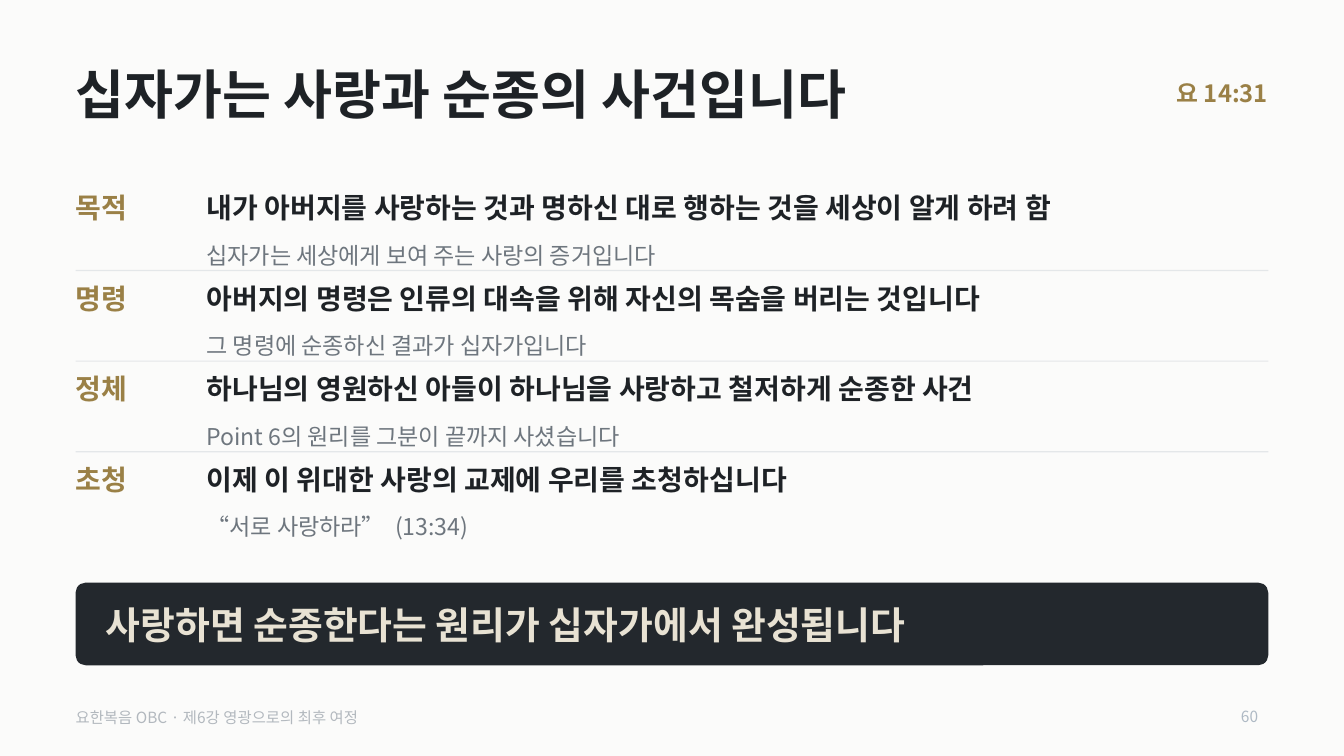
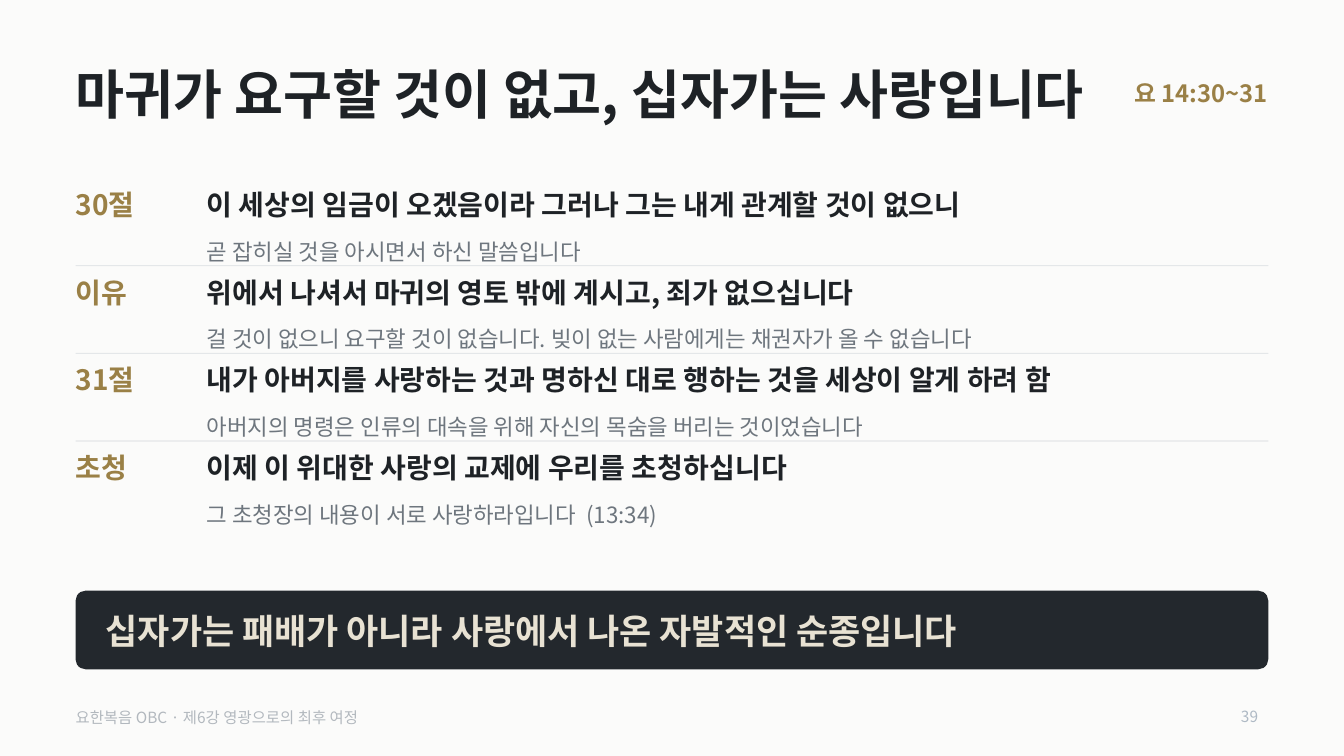
Before and after one commit to mio-modu/bible_GospelofJohn, a slide deck: slide 39 of dist/요한복음_6강_영광으로의_최후_여정.pptx (slide 60 before the commit). Drawn at 1344x756 pixels with LibreOffice and Linux fonts; fonts in the diff are those of the drawing. Boxes give left, top, right and bottom in pixels: in the first picture for what was removed or moved away, otherwise in the second. Text is boxed around its words. In the diff, an @@ line names an element or a change of style, - is before the commit and + after.

```diff
--- a/dist/요한복음_6강_영광으로의_최후_여정.pptx
+++ b/dist/요한복음_6강_영광으로의_최후_여정.pptx
@@ title at [76, 69, 1084, 125]: text changed @@
-십자가는 사랑과 순종의 사건입니다
+마귀가 요구할 것이 없고, 십자가는 사랑입니다
@@ text at [1134, 83, 1268, 103]: text changed @@
-요 14:31
+요 14:30~31
@@ text removed at [76, 194, 128, 221] @@
-목적
@@ text added at [76, 191, 135, 217], 20 pt, text #9A8046, bold @@
+30절
@@ text added at [207, 191, 960, 218], 20 pt, text #1E2226, bold @@
+이 세상의 임금이 오겠음이라 그러나 그는 내게 관계할 것이 없으니
@@ rectangle: place and size @@
-rectangle at [76, 270, 1268, 271]
+rectangle at [76, 265, 1268, 266]
@@ text removed at [207, 245, 656, 266] @@
-십자가는 세상에게 보여 주는 사랑의 증거입니다
@@ text added at [207, 241, 581, 262], 16 pt, text #6E767E @@
+곧 잡히실 것을 아시면서 하신 말씀입니다
@@ text removed at [76, 285, 128, 312] @@
-명령
@@ text added at [76, 279, 128, 306], 20 pt, text #9A8046, bold @@
+이유
@@ text added at [207, 279, 854, 309], 20 pt, text #1E2226, bold @@
+위에서 나셔서 마귀의 영토 밖에 계시고, 죄가 없으십니다
@@ text at [207, 328, 971, 349]: text changed; size 16.5 to 16 pt @@
-그 명령에 순종하신 결과가 십자가입니다
+걸 것이 없으니 요구할 것이 없습니다. 빚이 없는 사람에게는 채권자가 올 수 없습니다
@@ text removed at [76, 375, 128, 402] @@
-정체
@@ text added at [76, 366, 135, 392], 20 pt, text #9A8046, bold @@
+31절
@@ text "내가 아버지를 사랑하는 것과 명하신 ...": place and size @@
-text "내가 아버지를 사랑하는 것과 명하신 ..." at [207, 194, 1051, 221]
+text "내가 아버지를 사랑하는 것과 명하신 ..." at [207, 366, 1051, 393]
@@ text removed at [207, 375, 974, 402] @@
-하나님의 영원하신 아들이 하나님을 사랑하고 철저하게 순종한 사건
@@ text at [207, 416, 863, 437]: text changed; size 20 to 16 pt; text colour #1E2226 to #6E767E; bold off @@
-아버지의 명령은 인류의 대속을 위해 자신의 목숨을 버리는 것입니다
+아버지의 명령은 인류의 대속을 위해 자신의 목숨을 버리는 것이었습니다
@@ 2 texts, 2 rectangles: place and size @@
-2 texts, 2 rectangles at [76, 361, 1268, 493]
+2 texts, 2 rectangles at [76, 353, 1268, 481]
@@ text removed at [207, 426, 620, 447] @@
-Point 6의 원리를 그분이 끝까지 사셨습니다
@@ text at [207, 504, 657, 527]: text changed; size 16.5 to 16 pt @@
-“서로 사랑하라” (13:34)
+그 초청장의 내용이 서로 사랑하라입니다 (13:34)
@@ rounded rectangle: place and size @@
-rounded rectangle at [76, 583, 1268, 665]
+rounded rectangle at [76, 591, 1268, 669]
@@ rounded rectangle at [76, 591, 1268, 669]: proportions changed @@
@@ text at [106, 614, 957, 647]: text changed; size 27 to 25 pt @@
-사랑하면 순종한다는 원리가 십자가에서 완성됩니다
+십자가는 패배가 아니라 사랑에서 나온 자발적인 순종입니다
@@ page number at [1241, 711, 1258, 722]: text changed @@
-60
+39
```
Also in this commit, not shown: 17 other slides changed, 22 slides removed, 12 other files.
